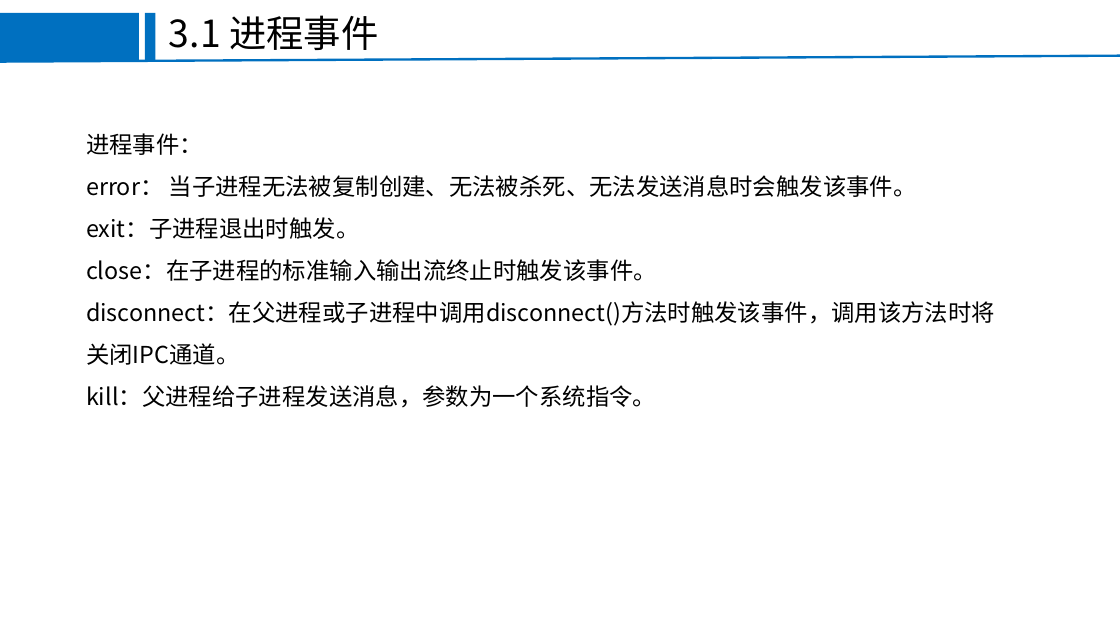
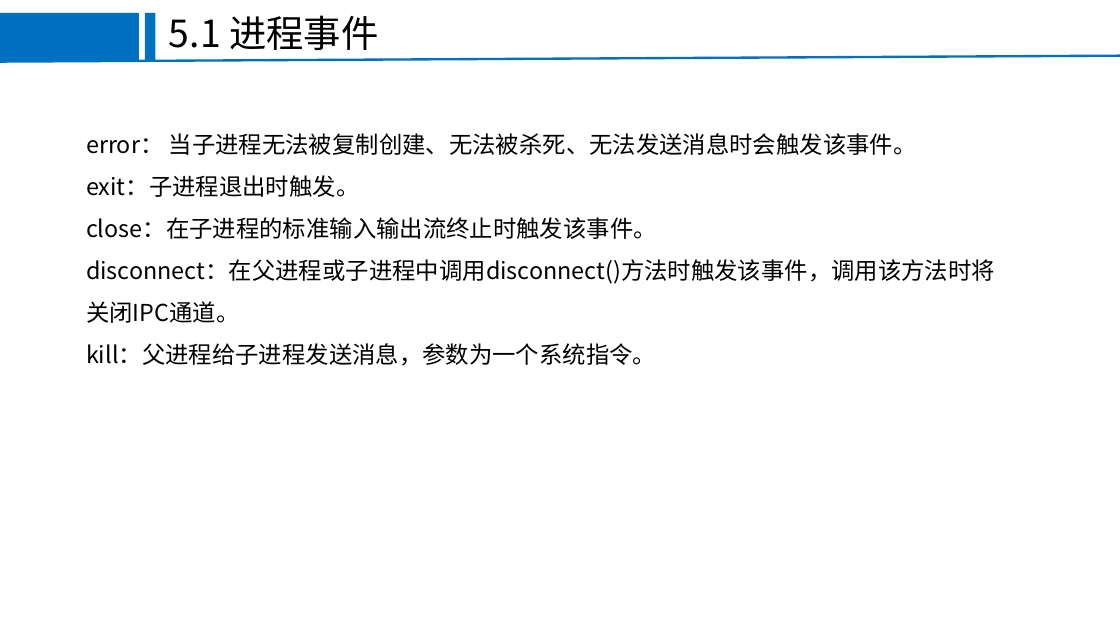
Before and after one commit to FEjohnny/demos, a slide deck: slide 7 of pm2/pm2.pptx (slide 13 before the commit). Drawn at 1120x630 pixels with LibreOffice and Linux fonts; fonts in the diff are those of the drawing; background and template pictures are left out. Boxes give left, top, right and bottom in pixels: in the first picture for what was removed or moved away, otherwise in the second. Text is boxed around its words. In the diff, an @@ line names an element or a change of style, - is before the commit and + after.

```diff
--- a/pm2/pm2.pptx
+++ b/pm2/pm2.pptx
@@ text at box(169, 15, 378, 50): text changed @@
-3.1 进程事件
+5.1 进程事件
@@ text at box(86, 133, 203, 155): paragraph removed @@
-进程事件：
```
Also in this commit, not shown: 11 other slides changed, 2 slides added, 1 slide removed, 3 other files.
